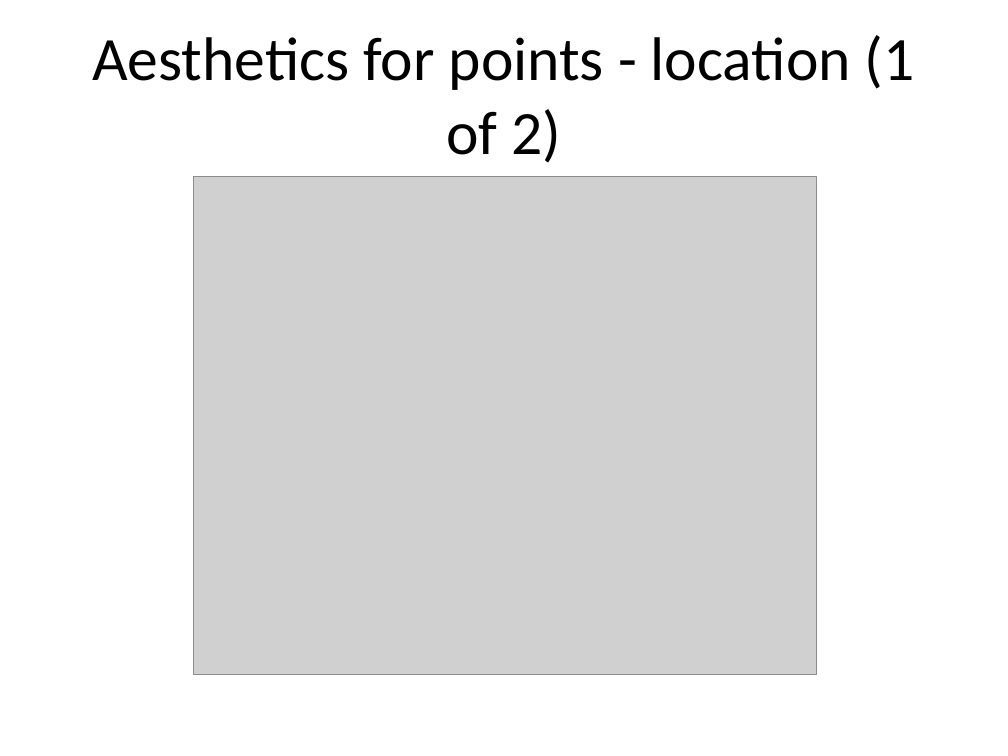
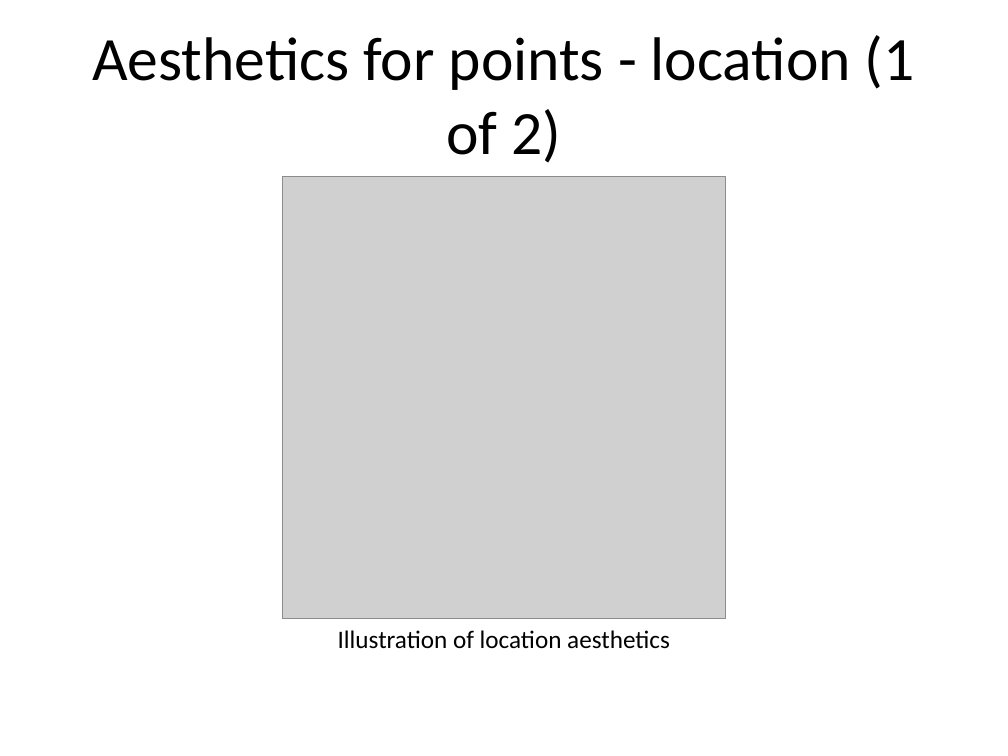
Before and after one commit to pmean/data-visualization, a slide deck: slide 29 of data-viz-01/src/data-visualization-01-points.pptx (slide 22 before the commit). Drawn at 1008x756 pixels with LibreOffice and Linux fonts; fonts in the diff are those of the drawing; grey boxes stand for pictures. Boxes give left, top, right and bottom in pixels: in the first picture for what was removed or moved away, otherwise in the second. Text is boxed around its words. In the diff, an @@ line names an element or a change of style, - is before the commit and + after.

```diff
--- a/data-viz-01/src/data-visualization-01-points.pptx
+++ b/data-viz-01/src/data-visualization-01-points.pptx
@@ picture: place and size @@
-picture at <box>194,176,816,674</box>
+picture at <box>283,176,726,619</box>
@@ text added at <box>338,630,670,649</box>, 18 pt, text #000000 @@
+Illustration of location aesthetics
```
Also in this commit, not shown: 11 other slides changed, 19 slides added, 8 slides removed, 40 other files.
